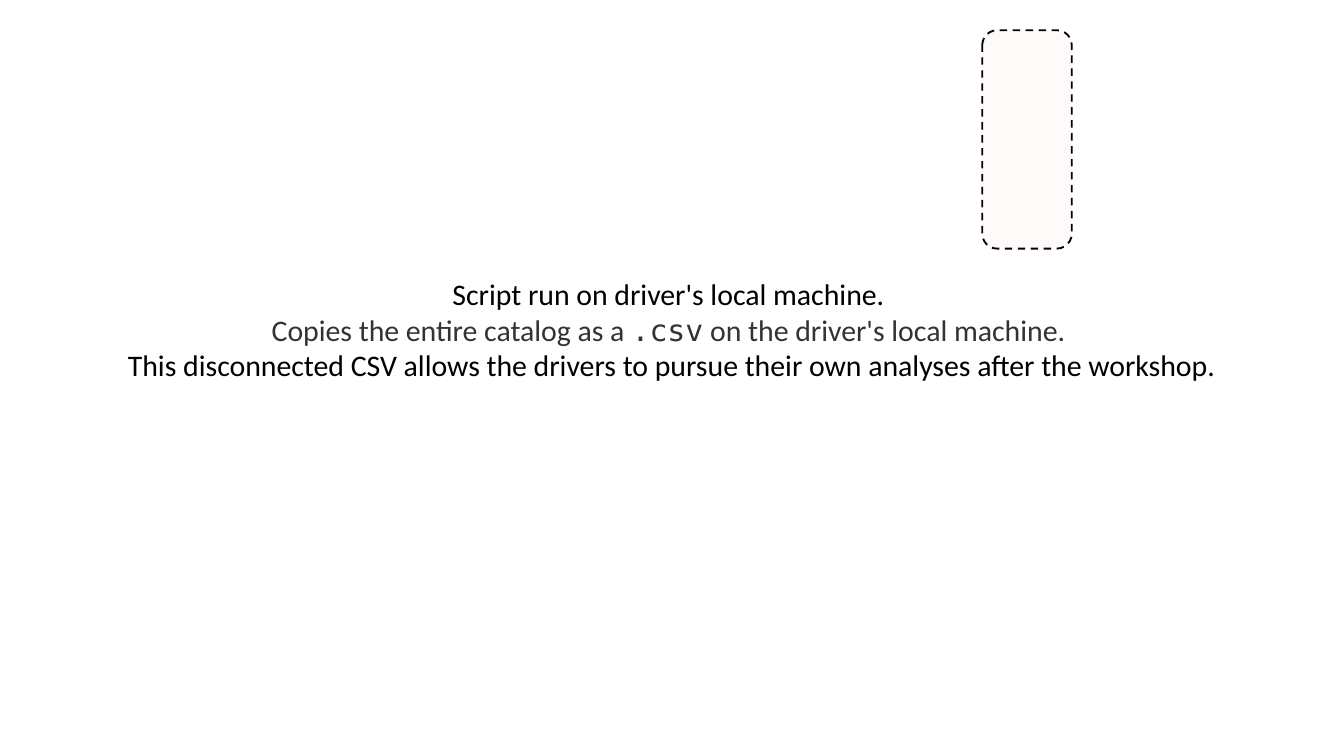
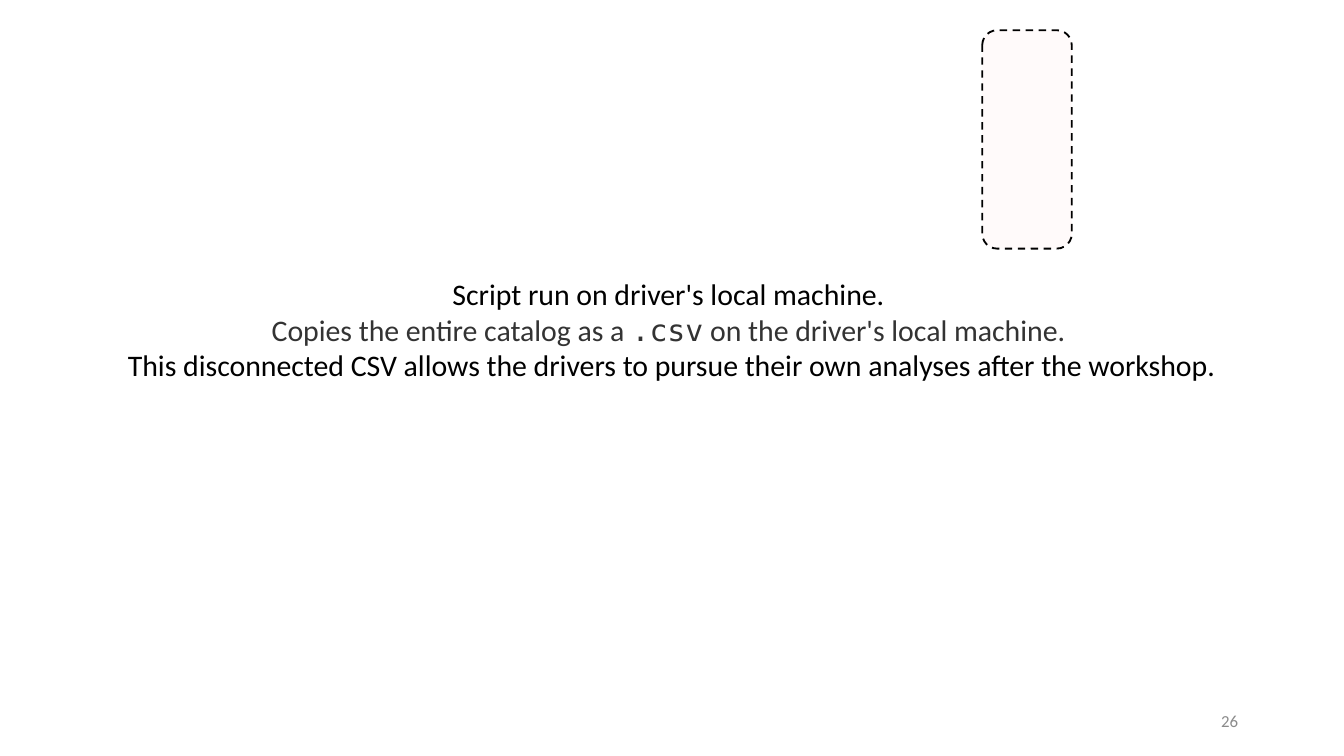
Before and after one commit to IALSA/IALSA-2015-Portland, a slide deck: slide 26 of pubs/2016-talks/2016-06-09-cpa/ppt/koval-etal-2016-06-10-cpa.pptx. Drawn at 1344x756 pixels with LibreOffice and Linux fonts; fonts in the diff are those of the drawing; background and template pictures are left out. Boxes give left, top, right and bottom in pixels: in the first picture for what was removed or moved away, otherwise in the second. Text is boxed around its words. In the diff, an @@ line names an element or a change of style, - is before the commit and + after.

```diff
--- a/pubs/2016-talks/2016-06-09-cpa/ppt/koval-etal-2016-06-10-cpa.pptx
+++ b/pubs/2016-talks/2016-06-09-cpa/ppt/koval-etal-2016-06-10-cpa.pptx
@@ page number added at (1221, 715, 1238, 727), 9 pt, text #8C8C8C @@
+26
```
Also in this commit, not shown: 32 other slides changed.
